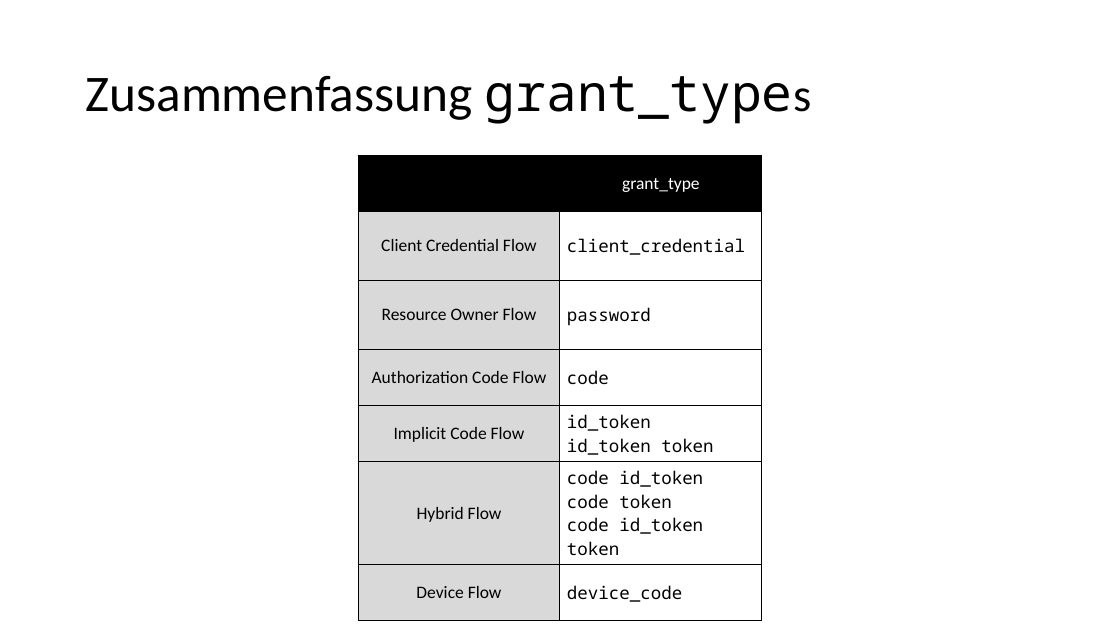
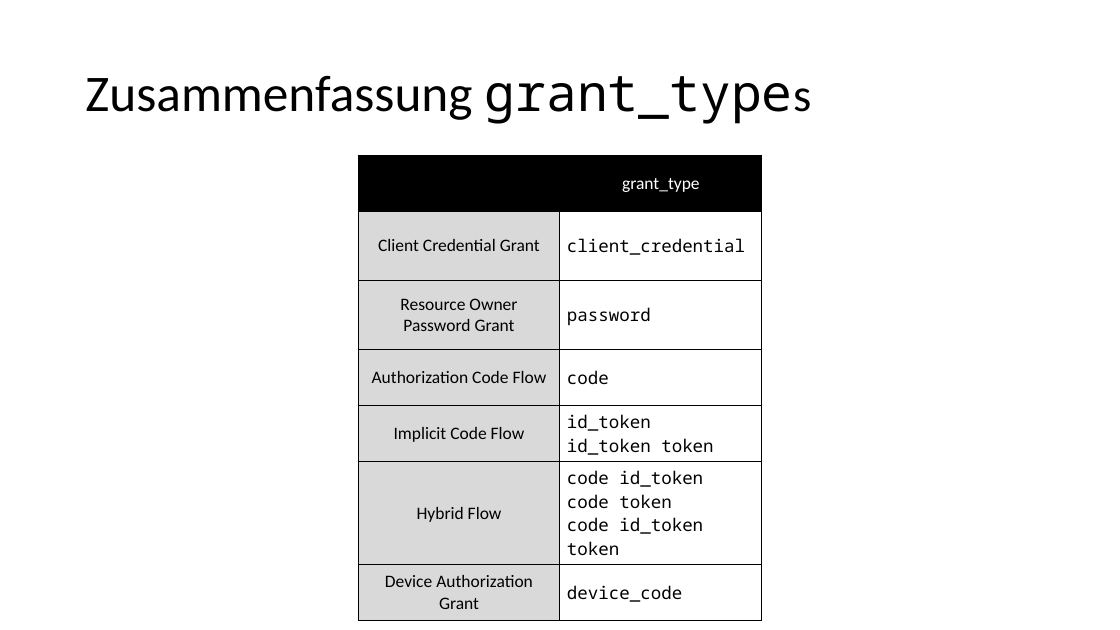
Before and after one commit to danielwagn3r/openid-workshop, a slide deck: slide 49 of OpenID Connect & OAuth.pptx (slide 48 before the commit). Drawn at 1120x630 pixels with LibreOffice and Linux fonts; fonts in the diff are those of the drawing. Boxes give left, top, right and bottom in pixels: in the first picture for what was removed or moved away, otherwise in the second. Text is boxed around its words. In the diff, an @@ line names an element or a change of style, - is before the commit and + after.

```diff
--- a/OpenID Connect & OAuth.pptx
+++ b/OpenID Connect & OAuth.pptx
@@ table at (358, 155, 761, 613) @@
-row 2, column 1: Client Credential Flow
+row 2, column 1: Client Credential Grant
-row 3, column 1: Resource Owner Flow
+row 3, column 1: Resource Owner Password Grant
-row 7, column 1: Device Flow
+row 7, column 1: Device Authorization Grant
```
Also in this commit, not shown: 25 other slides changed, 3 slides added, 1 slide removed.
